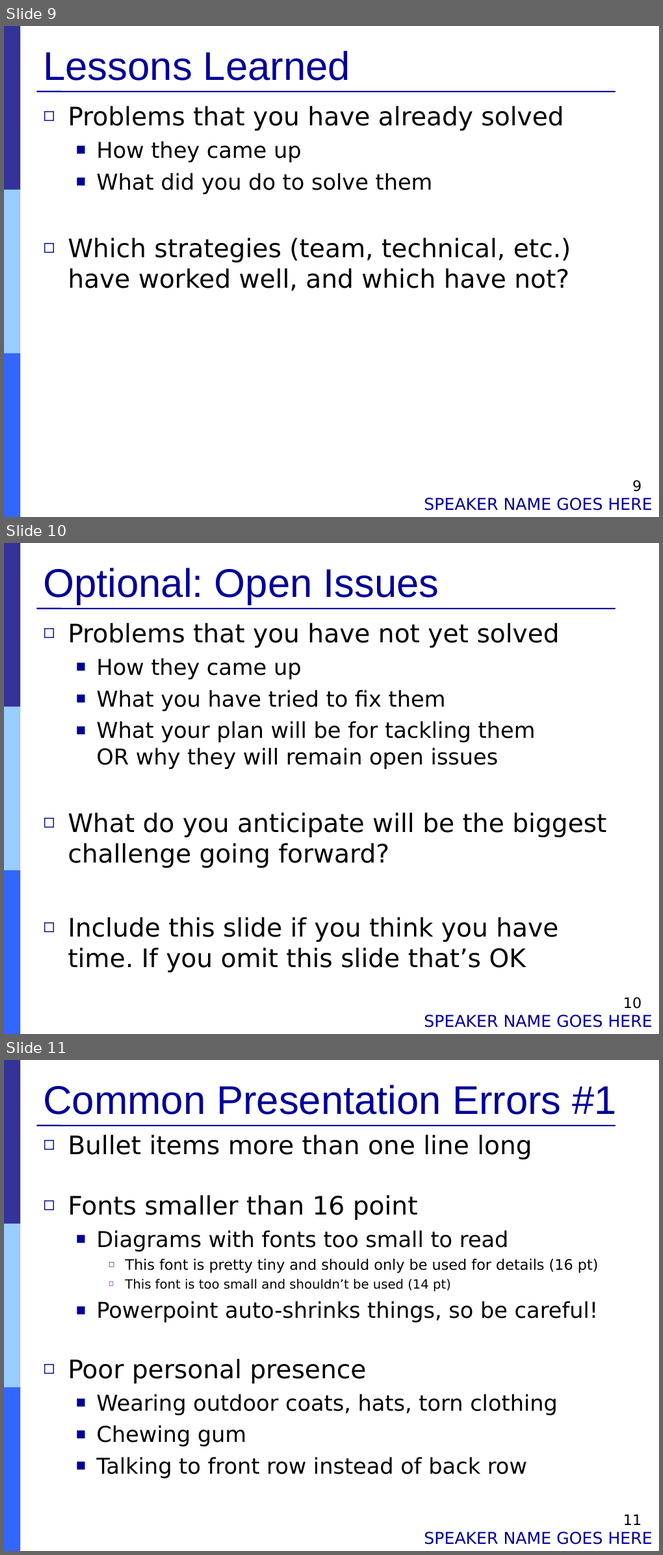
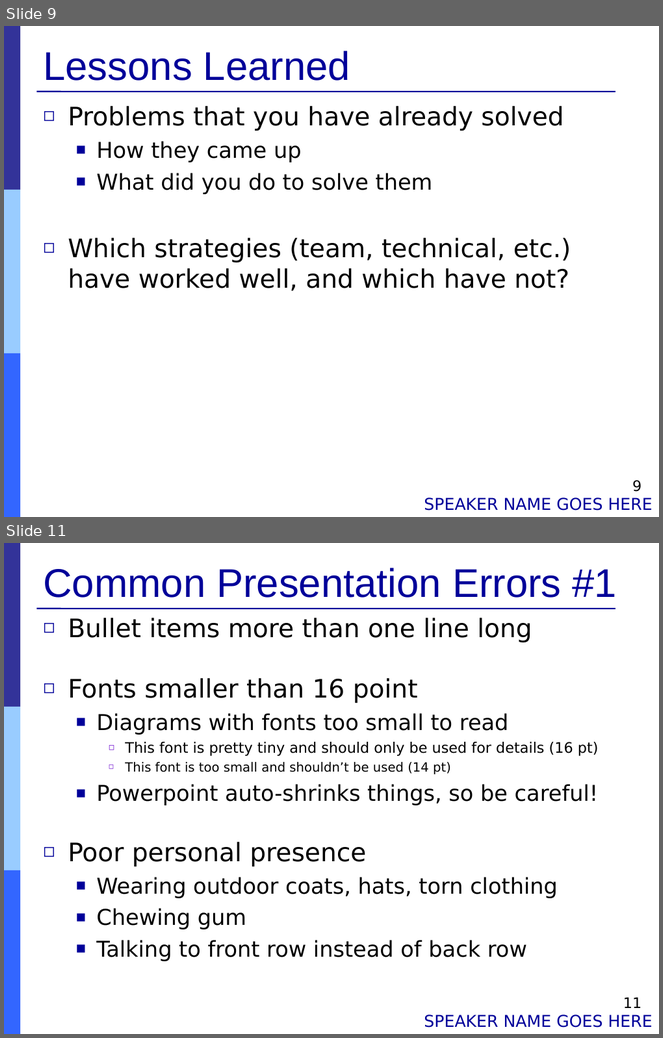
Before and after one commit to Muliang/18649, a slide deck: logs/09_mid_pres.ppt. Shown one above the other, each under a label of ours: slides 9, 10 and 11 before the commit, slides 9 and 11 after it; the slides between them are not shown. The pictures are 663x1555 and 663x1038 pixels, drawn with LibreOffice and Linux fonts; fonts in the diff are those of the drawing. Boxes give left, top, right and bottom in pixels: in the first picture for what was removed or moved away, otherwise in the second. Text is boxed around its words. In the diff, an @@ line names an element or a change of style, - is before the commit and + after.

```diff
--- a/logs/09_mid_pres.ppt
+++ b/logs/09_mid_pres.ppt
@@ slide 10 removed at (4, 543, 659, 1034), background #FFFFFF; not listed: 4 template elements that a slide beside it also shows @@
@@ title removed at (43, 568, 440, 605) @@
-Optional: Open Issues
@@ text removed at (68, 623, 607, 973) @@
-◻ Problems that you have not yet solved
-  ■ How they came up
-  ■ What you have tried to fix them
-  ■ What your plan will be for tackling them
-    OR why they will remain open issues
-◻ What do you anticipate will be the biggest challenge going forward?
-◻ Include this slide if you think you have time. If you omit this slide that’s OK
@@ page number removed at (623, 997, 642, 1009) @@
-10
@@ text removed at (424, 1015, 653, 1028) @@
-SPEAKER NAME GOES HERE
```
Also in this commit, not shown: 6 slides changed, 1 slide added.
